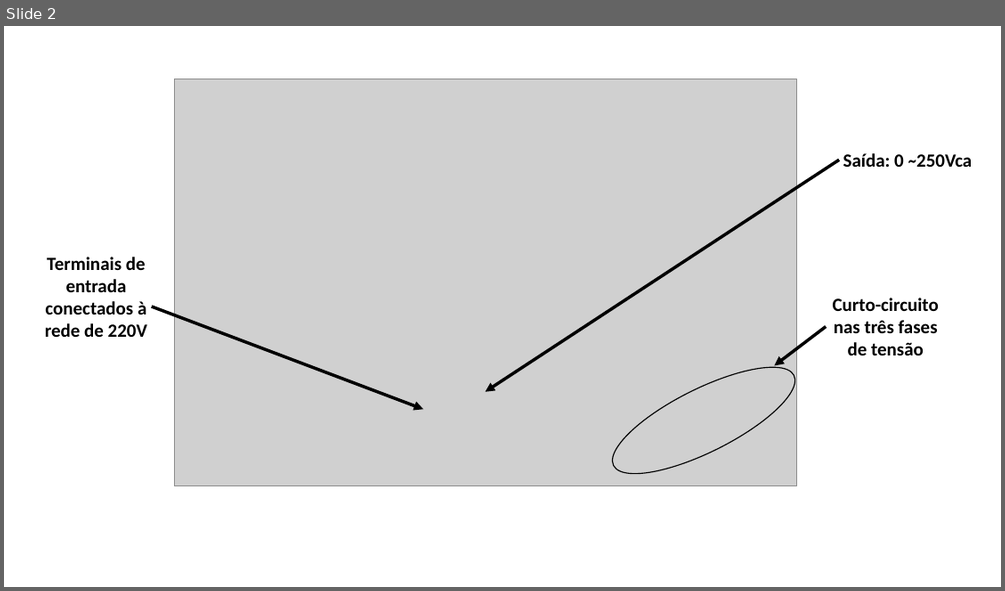
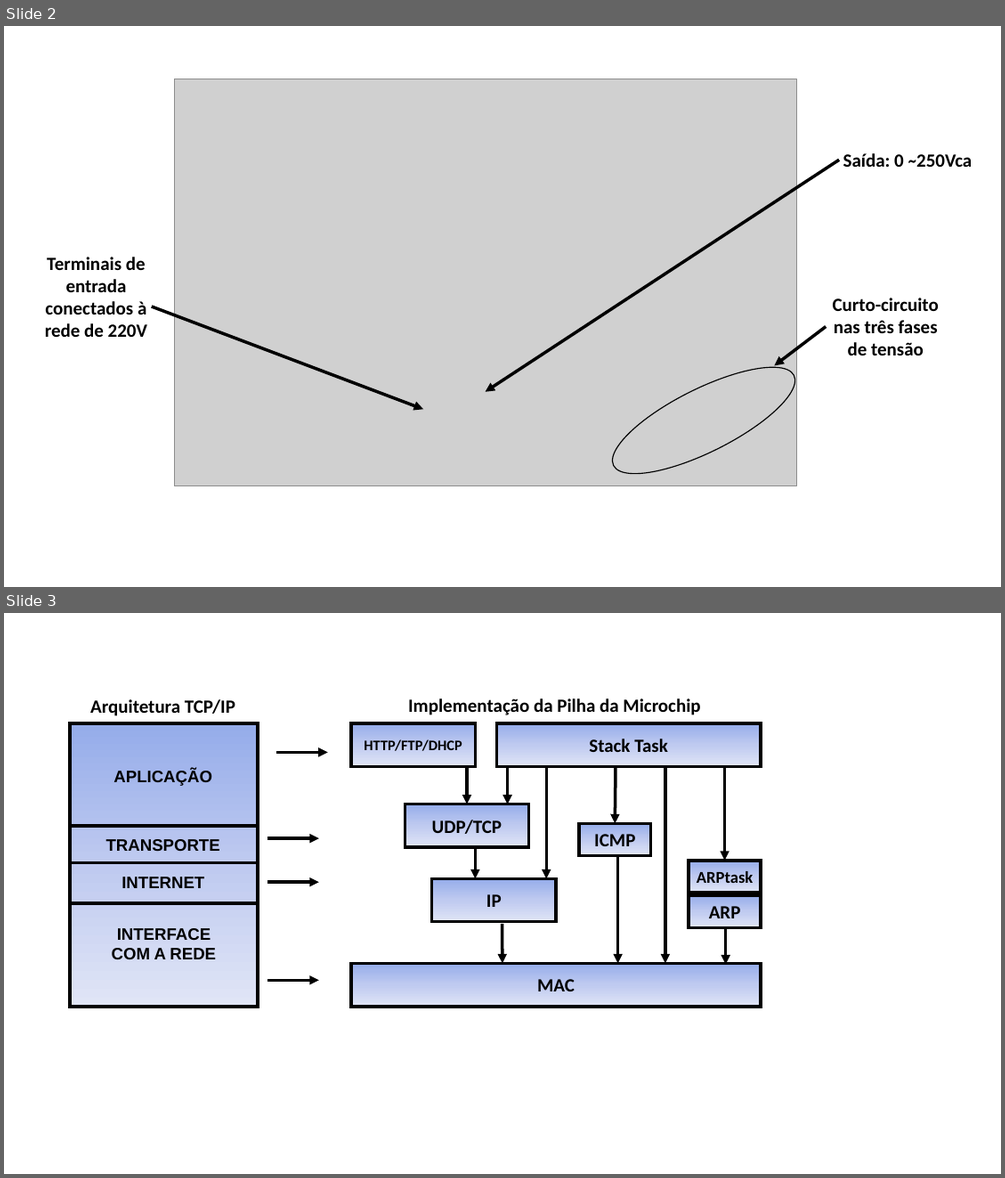
Before and after one commit to GrazianoGabriel/TCC---Trabalho-Final, a slide deck: Figuras/Presentation1.pptx. Shown one above the other, each under a label of ours: slide 2 before the commit, slides 2 and 3 after it. The pictures are 1005x591 and 1005x1178 pixels, drawn with LibreOffice and Linux fonts; fonts in the diff are those of the drawing; grey boxes stand for pictures. Boxes give left, top, right and bottom in pixels: in the first picture for what was removed or moved away, otherwise in the second. Text is boxed around its words. In the diff, an @@ line names an element or a change of style, - is before the commit and + after.

```diff
--- a/Figuras/Presentation1.pptx
+++ b/Figuras/Presentation1.pptx
@@ slide 3 added at (4,613,1001,1174), background #FFFFFF @@
@@ text added at (90,699,235,716), 18 pt, text #000000, bold @@
+Arquitetura TCP/IP
@@ text added at (408,698,700,715), 18 pt, text #000000, bold @@
+Implementação da Pilha da Microchip
@@ rectangle added at (70,723,258,1006), fill gradient #96ABEA to #C0CBF0 to #E0E5F7, outline #000000 3 pt @@
@@ rectangle added at (351,723,475,767), fill gradient #96ABEA to #C0CBF0 to #E0E5F7, outline #000000 3 pt, 14 pt, text #000000, bold @@
+HTTP/FTP/DHCP
@@ rectangle added at (497,723,760,767), fill gradient #96ABEA to #C0CBF0 to #E0E5F7, outline #000000 3 pt, 18 pt, text #000000, bold @@
+Stack Task
@@ text added at (113,771,212,786), 16 pt, text #000000, bold @@
+APLICAÇÃO
@@ arrow added from (276, 752) to (328, 752), #000000 3 pt @@
@@ arrow added from (467, 767) to (467, 804), #000000 3 pt @@
@@ arrow added from (507, 767) to (507, 804), #000000 3 pt @@
@@ arrow added from (546, 766) to (546, 878), #000000 3 pt @@
@@ arrow added from (615, 767) to (615, 823), #000000 3 pt @@
@@ arrow added from (665, 766) to (665, 963), #000000 3 pt @@
@@ arrow added from (725, 766) to (725, 860), #000000 3 pt @@
@@ line added from (70, 826) to (258, 826), #000000 3 pt @@
@@ rectangle added at (404,804,529,848), fill gradient #96ABEA to #C0CBF0 to #E0E5F7, outline #000000 3 pt, 18 pt, text #000000, bold @@
+UDP/TCP
@@ rectangle added at (579,823,651,855), fill gradient #96ABEA to #C0CBF0 to #E0E5F7, outline #000000 3 pt, 18 pt, text #000000, bold @@
+ICMP
@@ text added at (106,839,220,852), 16 pt, text #000000, bold @@
+TRANSPORTE
@@ arrow added from (267, 838) to (319, 838), #000000 3 pt @@
@@ arrow added from (475, 845) to (475, 878), #000000 3 pt @@
@@ line added from (70, 863) to (258, 863), #000000 3 pt @@
@@ text added at (121,876,204,888), 16 pt, text #000000, bold @@
+INTERNET
@@ rectangle added at (432,878,556,922), fill gradient #96ABEA to #C0CBF0 to #E0E5F7, outline #000000 3 pt, 18 pt, text #000000, bold @@
+IP
@@ arrow added from (618, 856) to (618, 963), #000000 3 pt @@
@@ rectangle added at (689,860,760,892), fill gradient #96ABEA to #C0CBF0 to #E0E5F7, outline #000000 3 pt, 16 pt, text #000000, bold @@
+ARPtask
@@ line added from (70, 903) to (258, 903), #000000 3 pt @@
@@ arrow added from (267, 882) to (319, 882), #000000 3 pt @@
@@ rectangle added at (689,895,760,927), fill gradient #96ABEA to #C0CBF0 to #E0E5F7, outline #000000 3 pt, 18 pt, text #000000, bold @@
+ARP
@@ text added at (112,928,216,959), 16 pt, text #000000, bold @@
+INTERFACE COM A REDE
@@ arrow added from (502, 924) to (502, 963), #000000 3 pt @@
@@ arrow added from (726, 927) to (726, 965), #000000 3 pt @@
@@ arrow added from (267, 981) to (319, 981), #000000 3 pt @@
@@ rectangle added at (351,963,760,1006), fill gradient #96ABEA to #C0CBF0 to #E0E5F7, outline #000000 3 pt, 18 pt, text #000000, bold @@
+MAC
```
Also in this commit, not shown: 2 other slides added, 27 other files.
